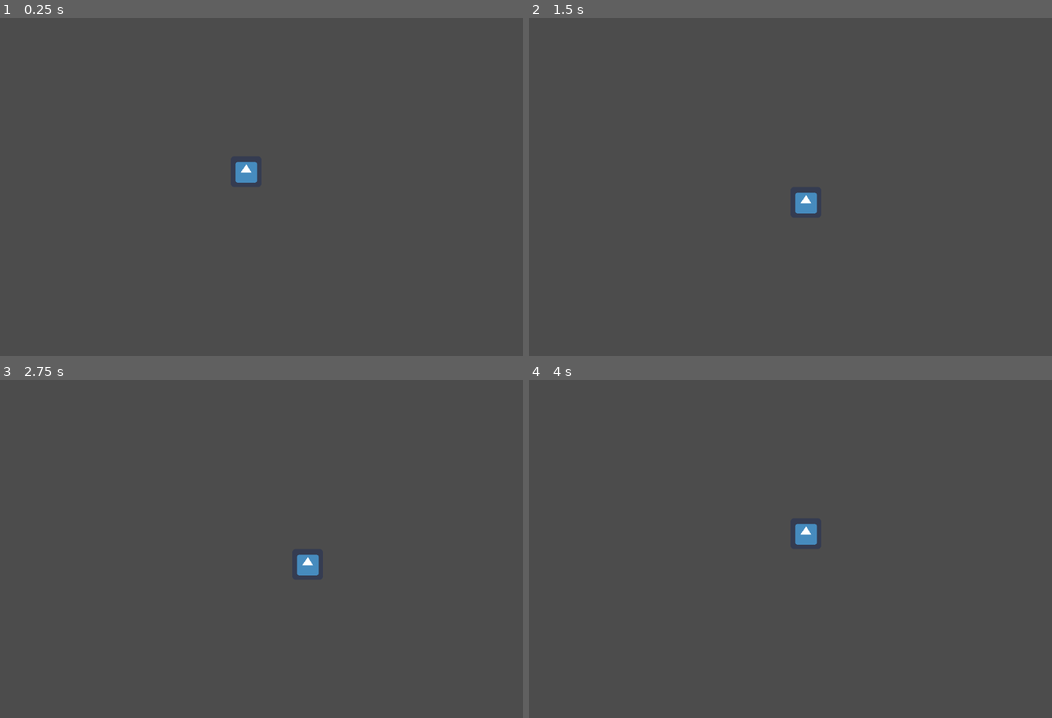
Above: before the commit, frames 1-4 (two rows, left to right).
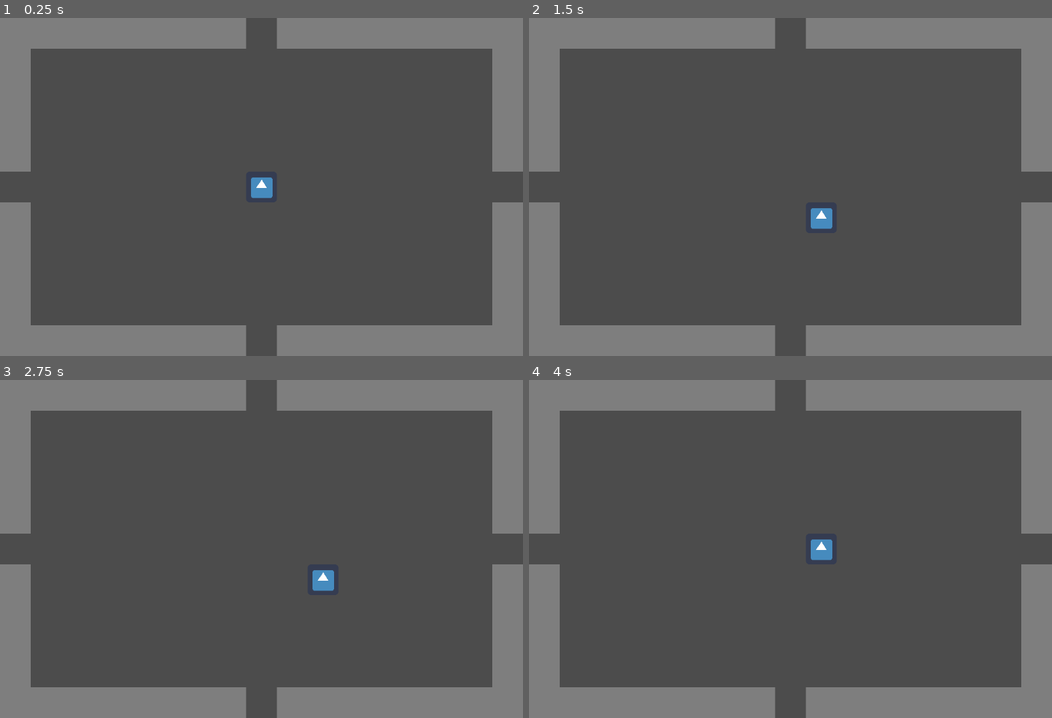
Above: after the commit, the same moments.

Repository: 8bit-treasure/game
Game: Godot game, scene res://room/Room.tscn
The game is run twice, just before and just after one commit, with the same random seed, the same clock (stepped at 60 frames per second) and the same inputs. Before the commit the project starts from res://Game.tscn. The engine's default icon, where the game draws it, is replaced by a stand-in: a white triangle on a blue panel in a dark square.
Inputs:
- Up to frame 1 (0.25 s): no input
- Up to frame 2 (1.5 s): tap Enter at 0.5 s; hold Right (ui_right) 0.53-1.28 s; tap Space at 1.25 s; hold Down (ui_down) from 1.28 s (still down)
- Up to frame 3 (2.75 s): tap Enter at 2 s; release Down (ui_down) at 2.03 s; hold Right (ui_right) from 2.03 s (still down)
- Up to frame 4 (4 s): tap Space at 2.75 s; release Right (ui_right) at 2.78 s; hold Up (ui_up) 2.78-3.53 s; tap Enter at 3.5 s; hold Left (ui_left) from 3.53 s (still down)

The runs differ from the first frame. In frame 1, 26% of the frame differs, in the area x 0-100%, y 0-100%; in frame 2, 26%; in frame 3, 26%; in frame 4, 26%.

Commit message:
Remove unused Scene, set main scene to Room

Diff:
--- a/Game.tscn
+++ /dev/null
@@ -1,8 +0,0 @@
-[gd_scene load_steps=2 format=2]
-
-[ext_resource path="res://entities/player/Player.tscn" type="PackedScene" id=1]
-
-[node name="Game" type="Node2D"]
-
-[node name="Player" parent="." instance=ExtResource( 1 )]
-position = Vector2( 512, 320 )
--- a/project.godot
+++ b/project.godot
@@ -27,7 +27,7 @@
 [application]
 
 config/name="TreasureHunter"
-run/main_scene="res://Game.tscn"
+run/main_scene="res://room/Room.tscn"
 config/icon="res://icon.png"
 
 [autoload]
